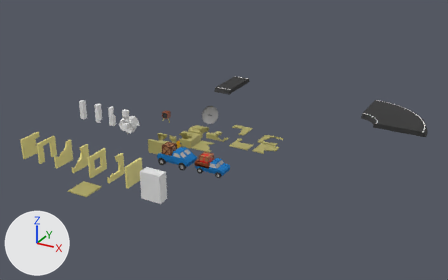
Before and after pictures for a commit that changed the Blender file Blender/BuildingParts.blend.
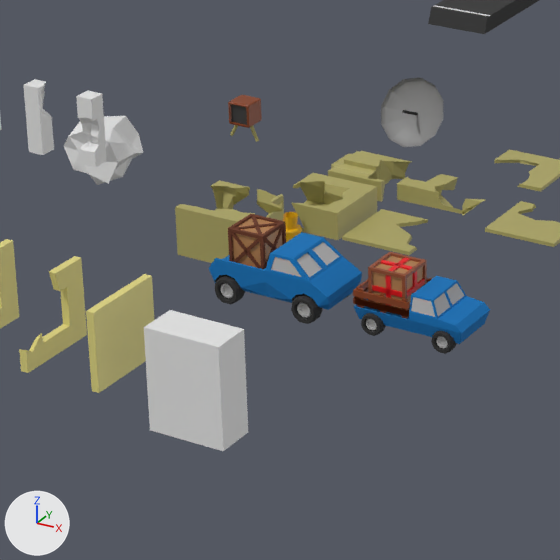
There are two pictures of each version: one whole from a 50 mm camera at (31.9, -42.3, 25.1) aimed at (4.4, 7.8, 0.1), one close up on the part from 23% to 56% of the width and 31% to 83% of the height. The lights are fixed; the arrows at lower left show +X, +Y and +Z.

The first close-up shows 'BrokenWindow1', 'CarPickUp', 'Crate', 'Cube.013', 'Destroyed-Ceiling-col3', 'Destroyed_box-col1', 'Destroyed_box-col2', 'Destroyed_box-col3', 'ParabolAntene', 'Road', 'Wall', 'Wheel', 'Wheel.002', 'Wheel2', 'Wheel2.002', '_Cube', '_Icosphere'.
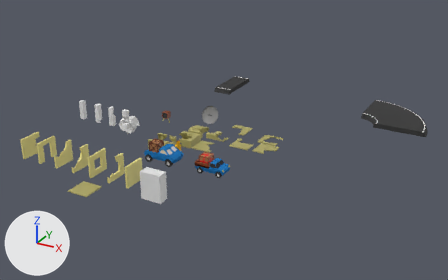
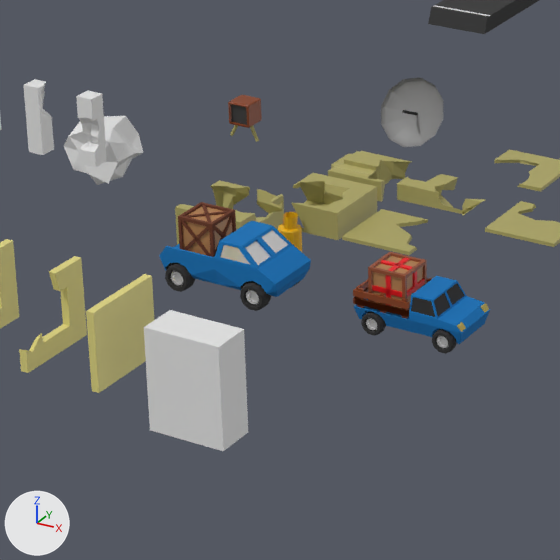
Commit message: Lygter til bil

Changed parts and their boxes [x1, y1, x2, y2] in the close-ups (560 x 560 px):
'CarPickUp', moved: before [209, 232, 362, 310]; after [159, 221, 311, 297]
'Crate', moved: before [228, 214, 286, 269]; after [178, 202, 236, 257]
'Cube.013', recoloured (grey to black): [409, 280, 490, 333] in both
'Wheel.002', recoloured, moved: before [291, 294, 322, 324]; after [240, 281, 271, 311]
'Wheel', recoloured, moved: before [215, 275, 245, 304]; after [165, 262, 195, 292]
'Cube.003', moved: before [231, 232, 261, 269]; after [181, 220, 211, 256]
'Wheel2.002', rescaled: before [431, 331, 457, 354]; after [432, 329, 457, 354]
'Wheel2', rescaled: before [361, 313, 386, 336]; after [361, 311, 386, 336]
'Cube.005', moved: before [234, 216, 280, 234]; after [186, 205, 229, 222]
'Cube.001', moved: before [265, 227, 283, 266]; after [214, 215, 233, 254]
part 1 of me_cube_026, added: after [457, 303, 489, 332]
part 2 of me_cube_026, recoloured (grey to black): [411, 283, 465, 317] in both

Edits to the bpy script that builds the scene:
```text
Change mat_material_006:
    mat_material_006.base_color: (0.514, 0.514, 0.514) -> (0.876, 0.876, 0.876)  # grey #bebebe -> white #f1f1f1
Add mat_lygter:
    mat_lygter = principled_material('Lygter')
    mat_lygter.base_color = (0.596, 0.48, 0.118)  # yellow #cbb860
    mat_lygter.metallic = 0.441
    mat_lygter.roughness = 0.213
Add mat_material:
    mat_material = principled_material('Material')
    mat_material.base_color = (0.0327, 0.0327, 0.0327)  # black #333333
    mat_material.metallic = 0.48
Change me_cube_026:
    used by ob_cube_013; parent = ob_car2; location = (7.0, 1.0, 0.0)
    verts and faces of me_cube_026; kept vertices keep their numbers, new ones are numbered from 32
    remove me_cube_026.from_pydata(...)  # 32 vertices, 30 faces; spans x 0.012..1.4, y -0.7..0.0, z 0.65..1.259
    add me_cube_026.from_pydata(...)  # 40 vertices, 36 faces; spans x 0.012..1.4, y -0.7..0.0, z 0.65..1.259
    me_cube_026 part 1
    add verts[32] = (1.388, -0.674, 0.667)  # pixel (461, 331)
    add verts[33] = (1.384, -0.674, 0.666)  # pixel (461, 331)
    add verts[34] = (1.303, -0.674, 0.789)  # pixel (458, 326)
    add verts[35] = (1.258, -0.674, 0.787)  # pixel (456, 326)
    add for new, old in zip([*range(36, 40)], [*range(32, 36)]): verts[new] = verts[old] + (0.0, 0.217, 0.0)
    add faces += [(32, 36, 38, 34), (33, 35, 39, 37), (32, 34, 35, 33), (32, 33, 37, 36), (36, 37, 39, 38), (34, 38, 39, 35)]  # mat_lygter (yellow #cbb861)
    me_cube_026 part 2: 2 faces spanning x 0.056..0.744, y -0.68..-0.04, z 0.884..1.218 switch from mat_material_006 (grey #bebebe) to mat_material (black #333333)
    add me_cube_026.materials.append(mat_lygter)  # yellow #cbb860
Change ob_crate:
    ob_crate.location: (2.37, 1.0, 0.8) -> (0.91, 1.0, 0.8)
Change ob_carpickup:
    ob_carpickup.location: (3.1, 1.0, 0.6) -> (1.64, 1.0, 0.6)
Change ob_wheel2:
    ob_wheel2.scale: (1.2, 1.2, 1.0) -> (1.22, 1.22, 0.847)
Change ob_wheel2_002:
    ob_wheel2_002.scale: (1.2, 1.2, 1.0) -> (1.22, 1.22, 0.847)
```
